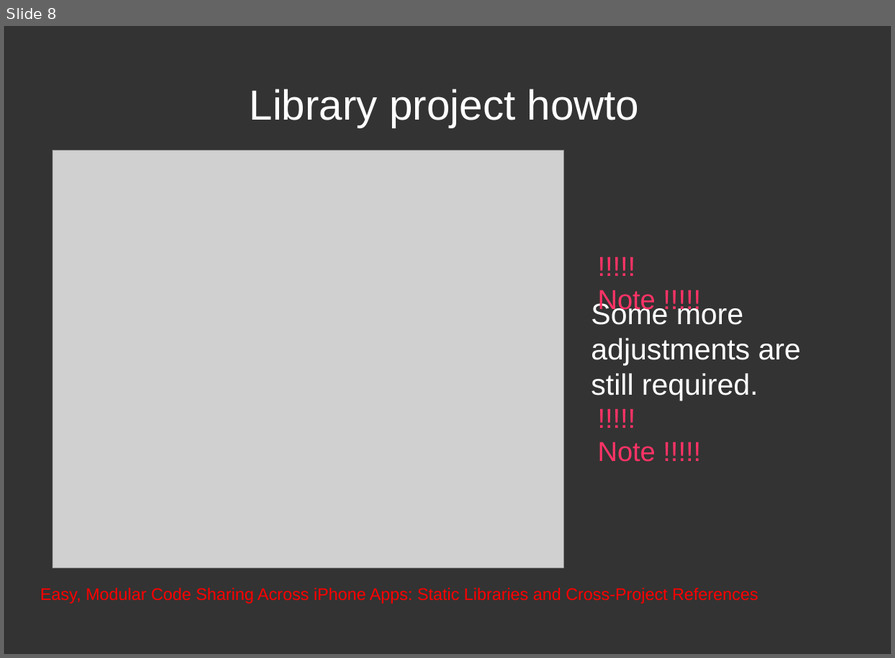
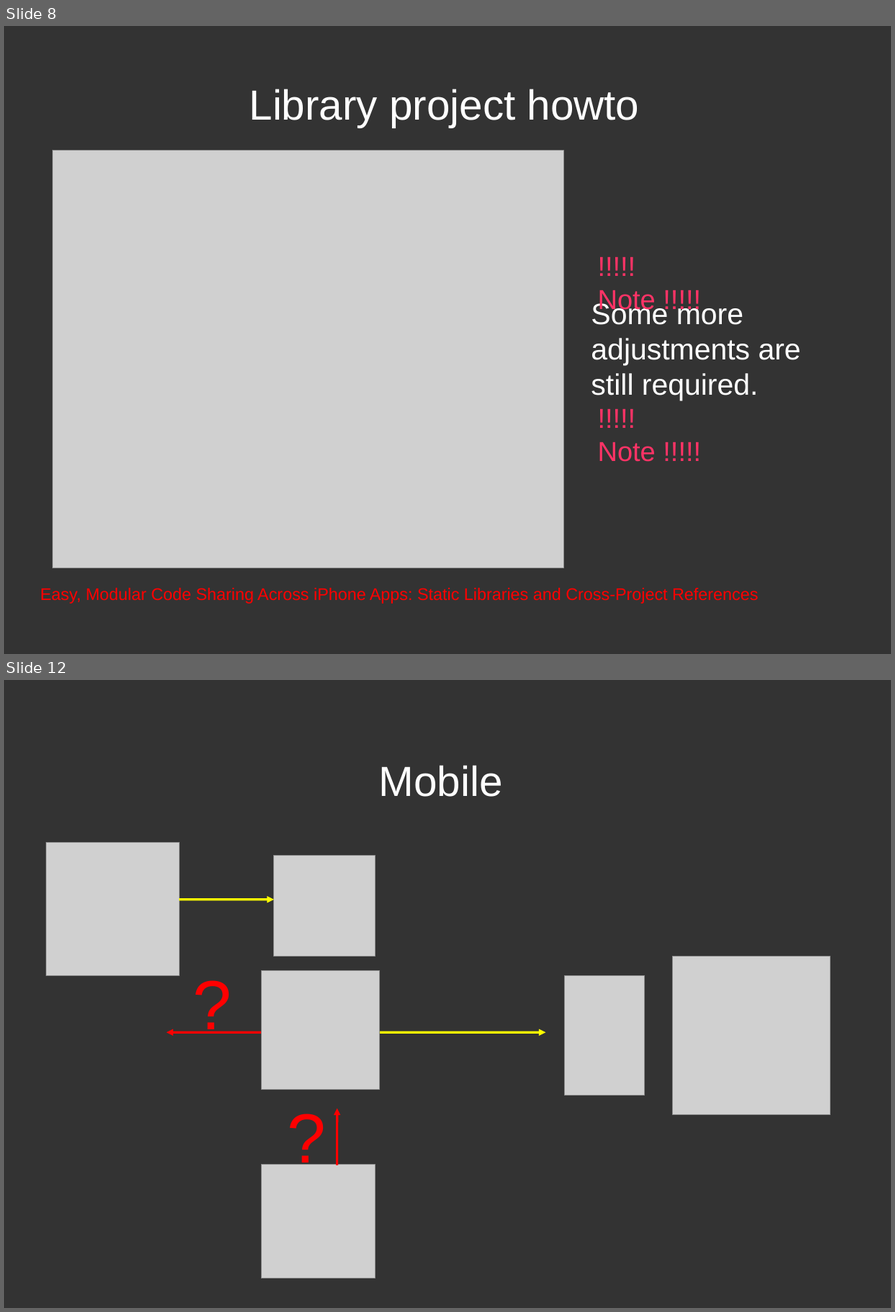
Before and after one commit to dodikk/iOS-articles, a slide deck: 3-iContiniousIntegration/ciPresentation.odp. Shown one above the other, each under a label of ours: slide 8 before the commit, slides 8 and 12 after it; the slides between them are not shown. The pictures are 895x658 and 895x1312 pixels, drawn with LibreOffice and Linux fonts; fonts in the diff are those of the drawing; grey boxes stand for pictures. Boxes give left, top, right and bottom in pixels: in the first picture for what was removed or moved away, otherwise in the second. Text is boxed around its words. In the diff, an @@ line names an element or a change of style, - is before the commit and + after.

```diff
--- a/3-iContiniousIntegration/ciPresentation.odp
+++ b/3-iContiniousIntegration/ciPresentation.odp
@@ slide 12 added at [4, 680, 891, 1308], background #333333 @@
@@ title added at [379, 765, 503, 797], 39.9 pt, text #FFFFFF @@
+Mobile
@@ picture added at [46, 843, 179, 975] @@
@@ picture added at [274, 855, 375, 956] @@
@@ arrow added from (179, 900) to (274, 900), #FFFF00 2.15 pt @@
@@ text added at [185, 956, 242, 1051], 66 pt, text #FF0000 @@
+?
@@ picture added at [672, 956, 831, 1114] @@
@@ picture added at [261, 971, 380, 1089] @@
@@ picture added at [565, 975, 644, 1095] @@
@@ arrow added from (261, 1032) to (167, 1032), #FF0000 2.15 pt @@
@@ arrow added from (375, 1032) to (545, 1032), #FFFF00 2.15 pt @@
@@ text added at [280, 1089, 337, 1184], 66 pt, text #FF0000 @@
+?
@@ arrow added from (337, 1165) to (337, 1108), #FF0000 2.15 pt @@
@@ picture added at [261, 1164, 375, 1278] @@
```
Also in this commit, not shown: 1 slide changed, 4 other slides added, 13 other files.
